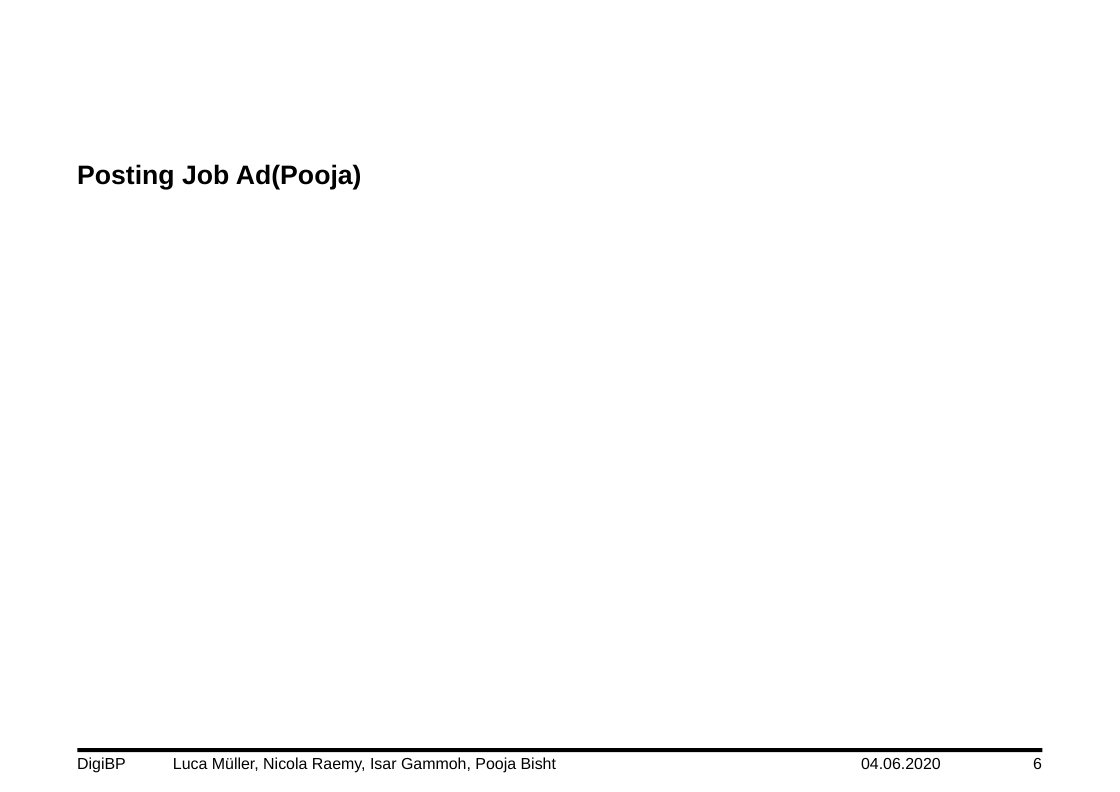
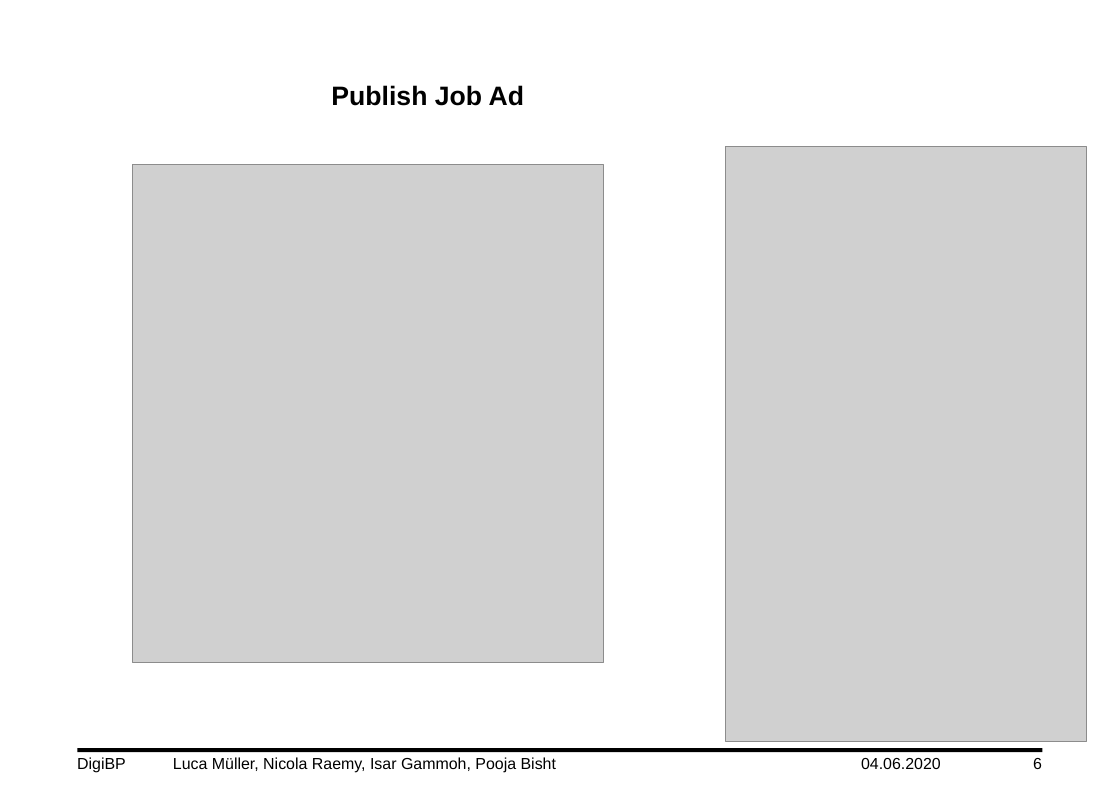
Before and after one commit to DigiBP/DigiBP_DanishBlue, a slide deck: slide 6 of Presentation/DigiBP_DanishBlue_Presentation_V0.3.pptx. Drawn at 1120x792 pixels with LibreOffice and Linux fonts; fonts in the diff are those of the drawing; grey boxes stand for pictures; background and template pictures are left out. Boxes give left, top, right and bottom in pixels: in the first picture for what was removed or moved away, otherwise in the second. Text is boxed around its words. In the diff, an @@ line names an element or a change of style, - is before the commit and + after.

Commit message:
ppt done

```diff
--- a/Presentation/DigiBP_DanishBlue_Presentation_V0.3.pptx
+++ b/Presentation/DigiBP_DanishBlue_Presentation_V0.3.pptx
@@ text at [331, 85, 524, 106]: text changed @@
-Posting Job Ad(Pooja)
+Publish Job Ad
@@ picture added at [726, 147, 1087, 742] @@
@@ picture added at [132, 165, 603, 663] @@
```
Also in this commit, not shown: 2 other slides changed, 1 other file.
